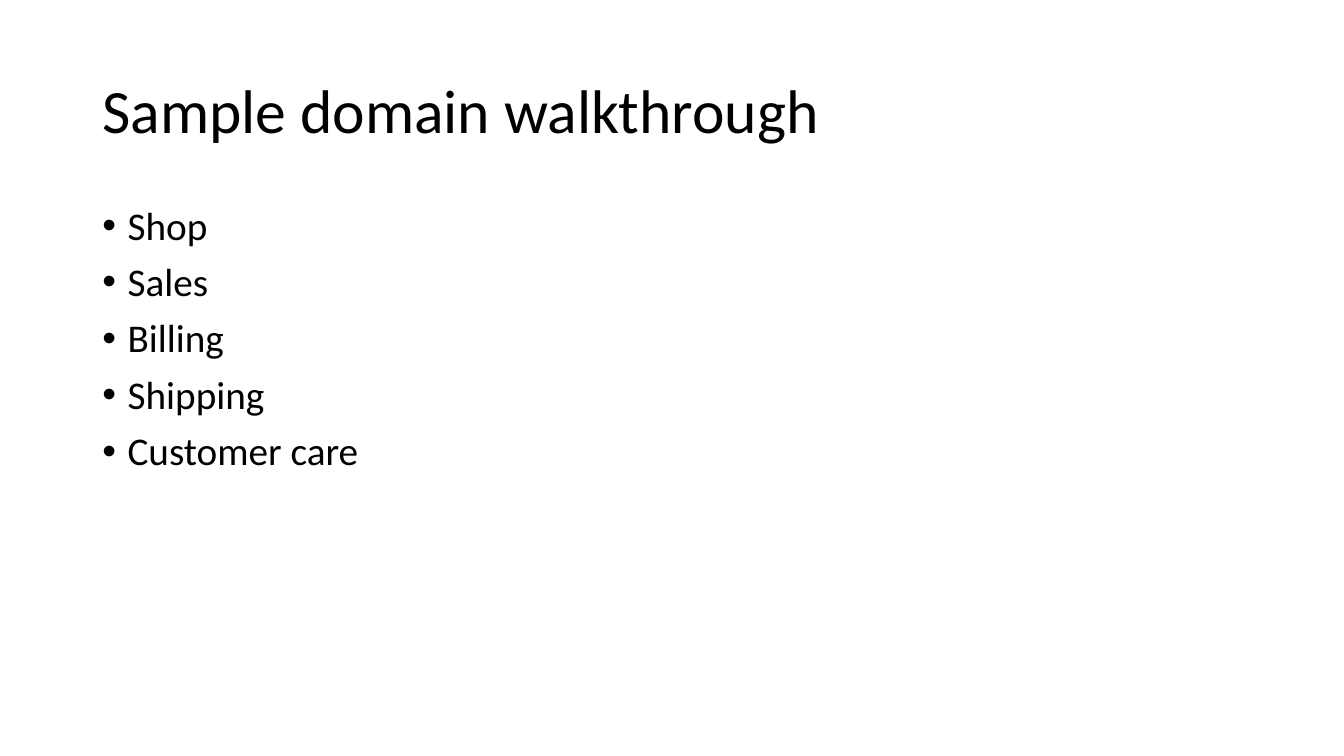
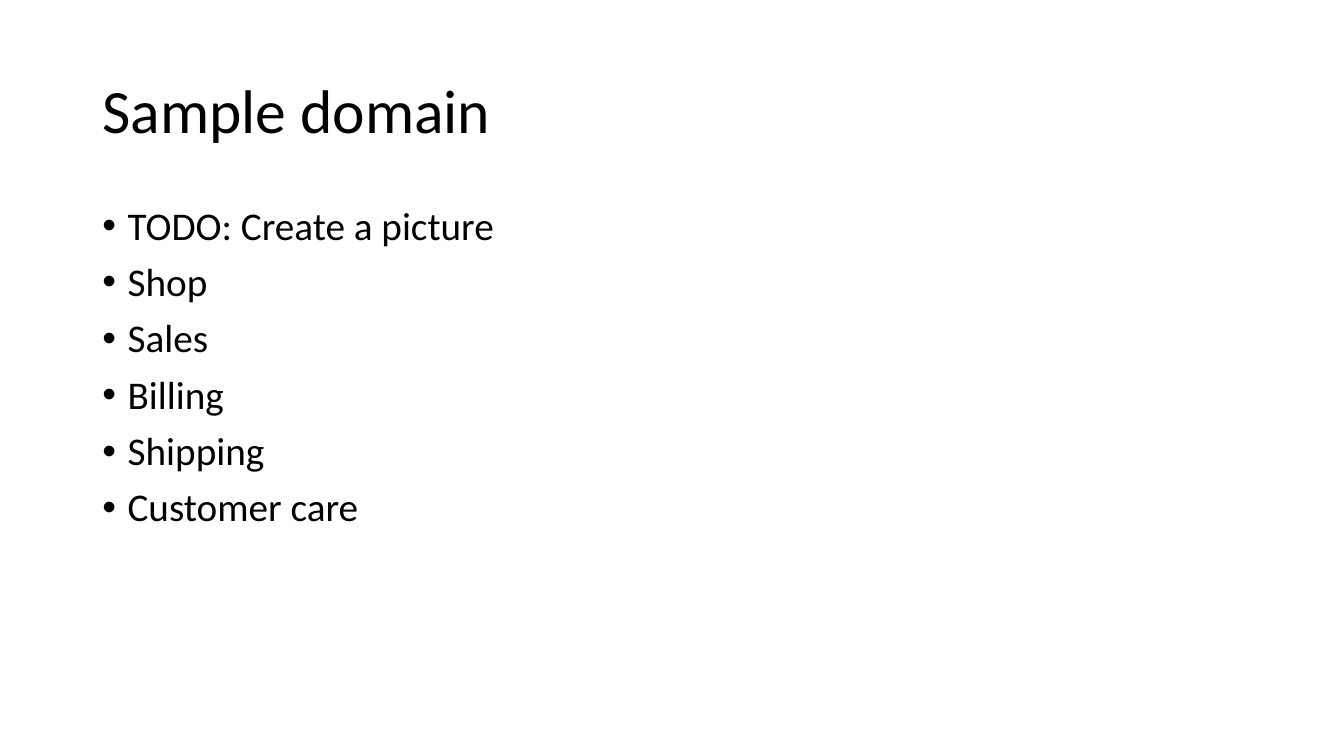
Before and after one commit to Particular/SagaMasterClass, a slide deck: slide 11 of SagaMasterClass.pptx. Drawn at 1344x756 pixels with LibreOffice and Linux fonts; fonts in the diff are those of the drawing. Boxes give left, top, right and bottom in pixels: in the first picture for what was removed or moved away, otherwise in the second. Text is boxed around its words. In the diff, an @@ line names an element or a change of style, - is before the commit and + after.

```diff
--- a/SagaMasterClass.pptx
+++ b/SagaMasterClass.pptx
@@ title at [102,90,490,143]: text changed @@
-Sample domain walkthrough
+Sample domain
@@ text at [128,213,493,247]: paragraph added @@
+• TODO: Create a picture
```
Also in this commit, not shown: 12 other slides changed, 5 slides added.
